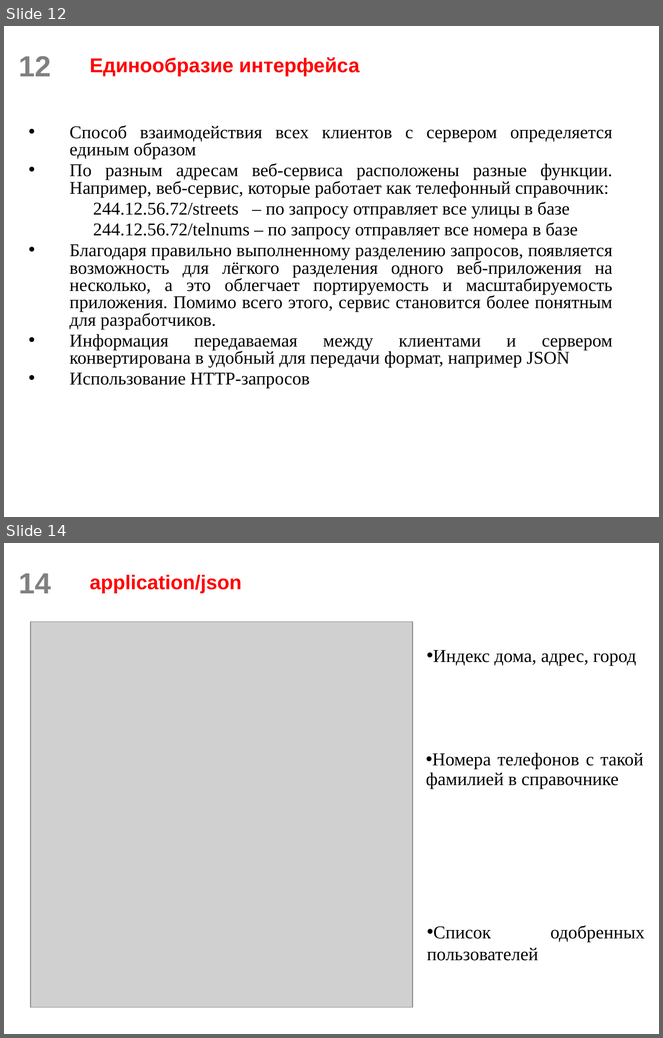
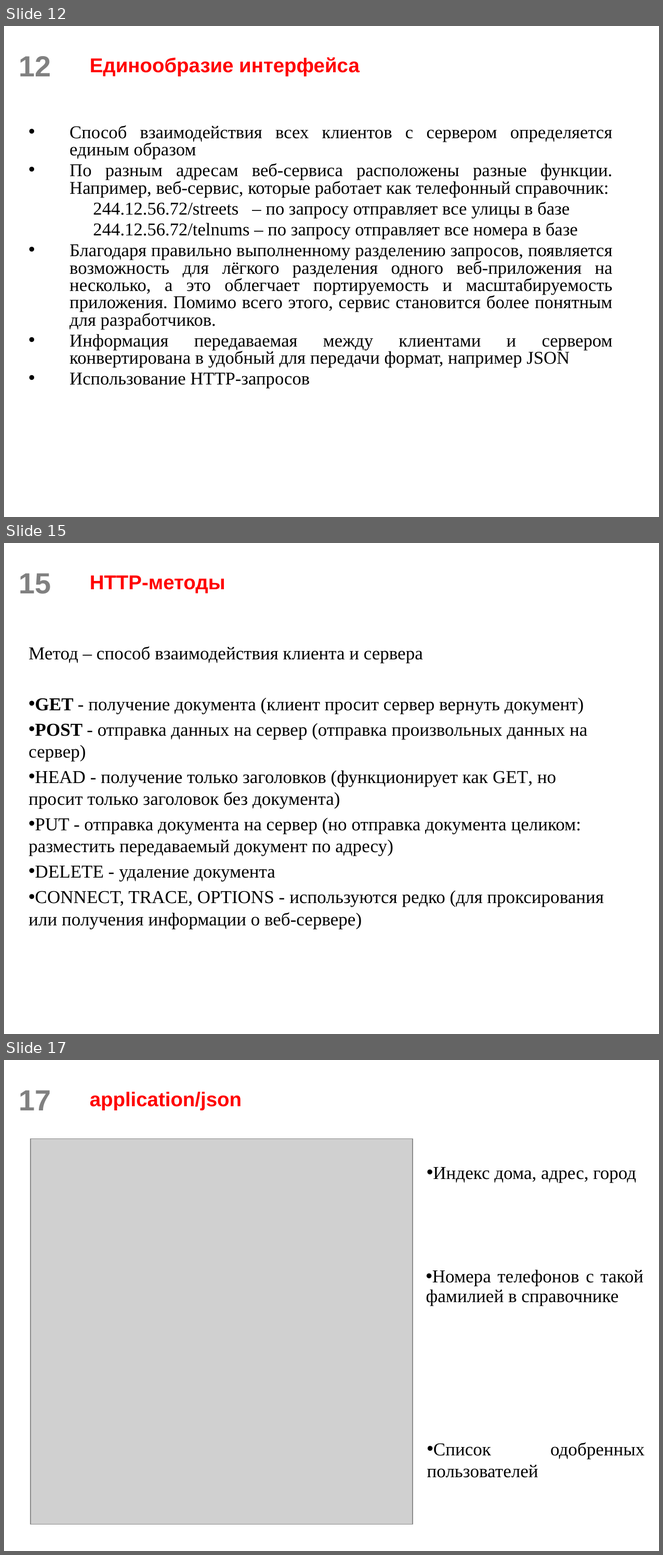
Before and after one commit to scareme/web_flask, a slide deck: Разработка веб-сервисов.pptx. Shown one above the other, each under a label of ours: slides 12 and 14 before the commit, slides 12, 15 and 17 after it; the slides between them are not shown. The pictures are 663x1038 and 663x1555 pixels, drawn with LibreOffice and Linux fonts; fonts in the diff are those of the drawing; grey boxes stand for pictures; background and template pictures are left out. Boxes give left, top, right and bottom in pixels: in the first picture for what was removed or moved away, otherwise in the second. Text is boxed around its words. In the diff, an @@ line names an element or a change of style, - is before the commit and + after.

```diff
--- a/Разработка веб-сервисов.pptx
+++ b/Разработка веб-сервисов.pptx
@@ slide 15 added at [4, 543, 659, 1034], background picture (left out); not listed: 1 template element that a slide beside it also shows @@
@@ title added at [90, 575, 226, 593], 22 pt, text #FF0000, bold @@
+HTTP-методы
@@ text added at [28, 646, 604, 929], 20 pt, text #000000 @@
+Метод – способ взаимодействия клиента и сервера
+• GET - получение документа (клиент просит сервер вернуть документ)
+• POST - отправка данных на сервер (отправка произвольных данных на сервер)
+• HEAD - получение только заголовков (функционирует как GET, но просит только заголовок без документа)
+• PUT - отправка документа на сервер (но отправка документа целиком: разместить передаваемый документ по адресу)
+• DELETE - удаление документа
+• CONNECT, TRACE, OPTIONS - используются редко (для проксирования или получения информации о веб-сервере)
@@ what was slide 14 is now slide 17 @@
@@ page number at [19, 1090, 51, 1110]: text changed @@
-14
+17
```
Also in this commit, not shown: 4 slides changed, 4 other slides added, 1 slide removed, 1 other file.
